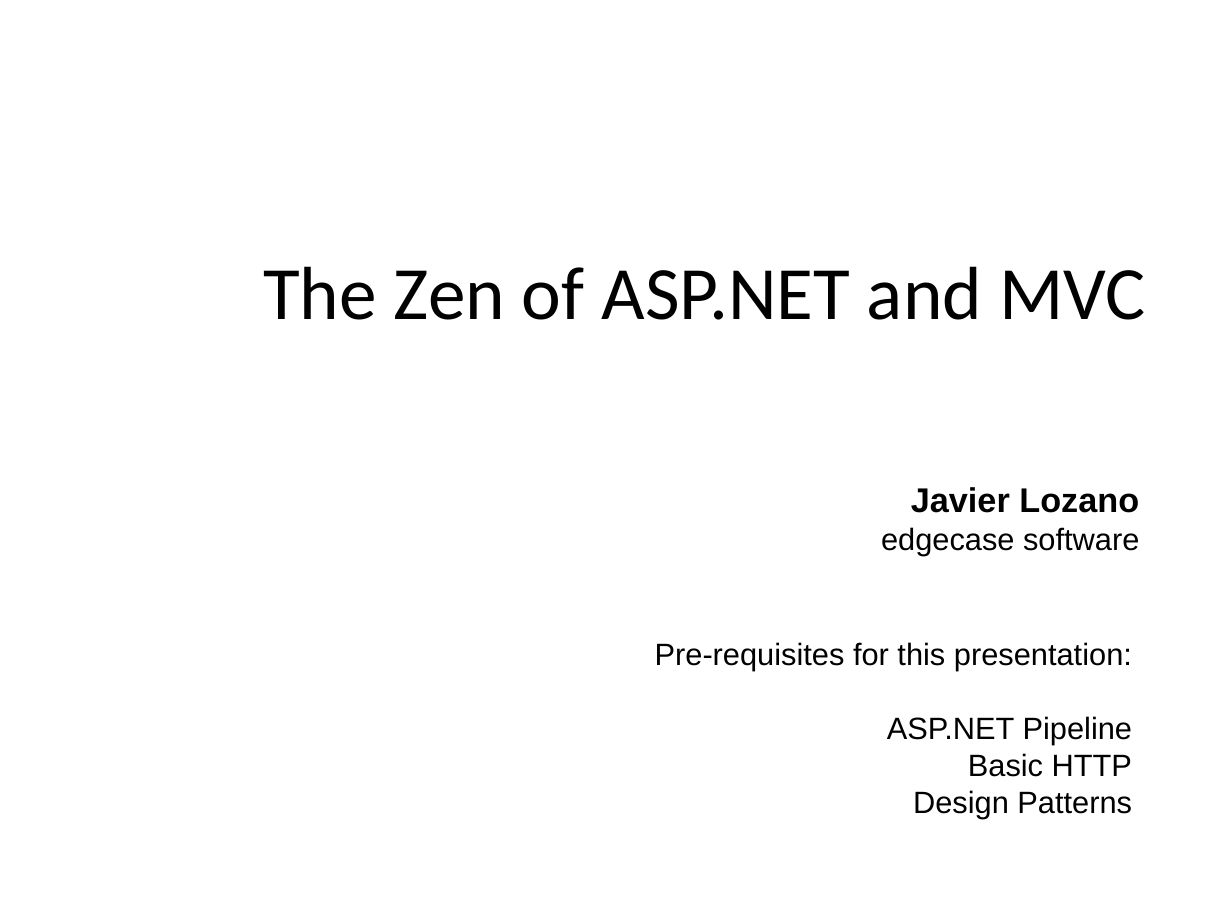
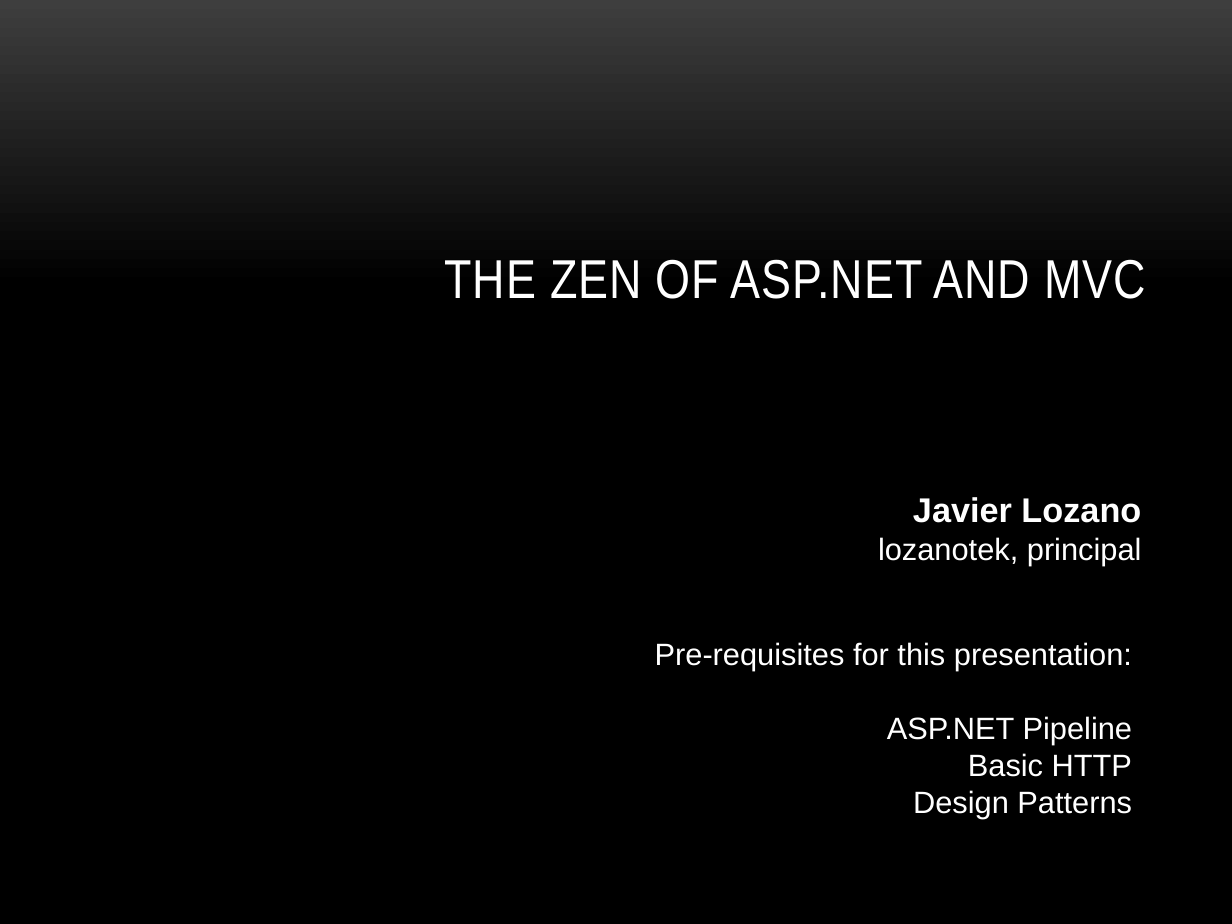
Before and after one commit to lozanotek/zenofmvc, a slide deck: slide 1 of slides/aspnet_mvc_zen.pptx. Drawn at 1232x924 pixels with LibreOffice and Linux fonts; fonts in the diff are those of the drawing; background and template pictures are left out. Boxes give left, top, right and bottom in pixels: in the first picture for what was removed or moved away, otherwise in the second. Text is boxed around its words. In the diff, an @@ line names an element or a change of style, - is before the commit and + after.

```diff
--- a/slides/aspnet_mvc_zen.pptx
+++ b/slides/aspnet_mvc_zen.pptx
@@ background #FFFFFF to gradient #3F3F3F to #000000 @@
@@ title at box(445, 259, 1145, 299): text changed; size 44 to 32 pt; font Calibri to Arial Narrow; text colour #000000 to #FFFFFF @@
-The Zen of ASP.NET and MVC
+THE ZEN OF ASP.NET AND MVC
@@ text "Javier Lozano": place and size @@
-text "Javier Lozano" at box(881, 487, 1139, 555)
+text "Javier Lozano" at box(878, 497, 1142, 565)
@@ text at box(913, 497, 1141, 523): text colour #000000 to #FFFFFF in "Javier Lozano" @@
@@ text at box(878, 537, 1142, 565): text changed; text colour #000000 to #FFFFFF @@
-edgecase software
+lozanotek, principal
@@ text "Pre-requisites for this presentation:" at box(655, 642, 1133, 819): text colour #000000 to #FFFFFF @@
```
Also in this commit, not shown: 23 other slides changed, 4 slides added, 6 slides removed, 36 other files.
